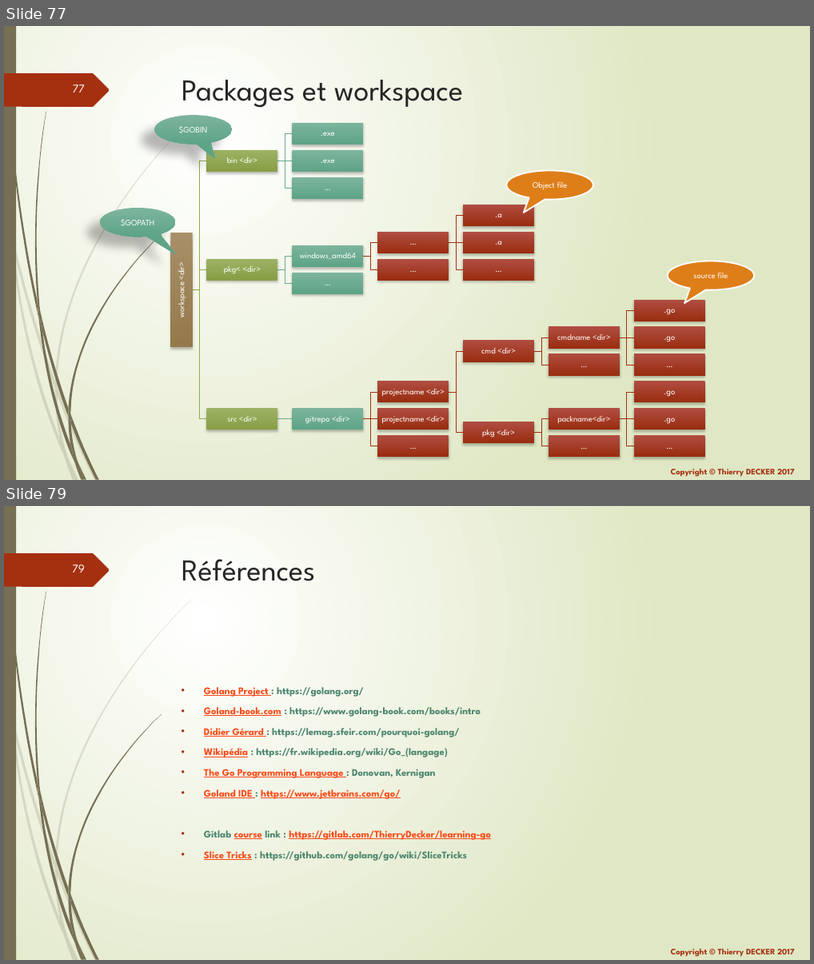
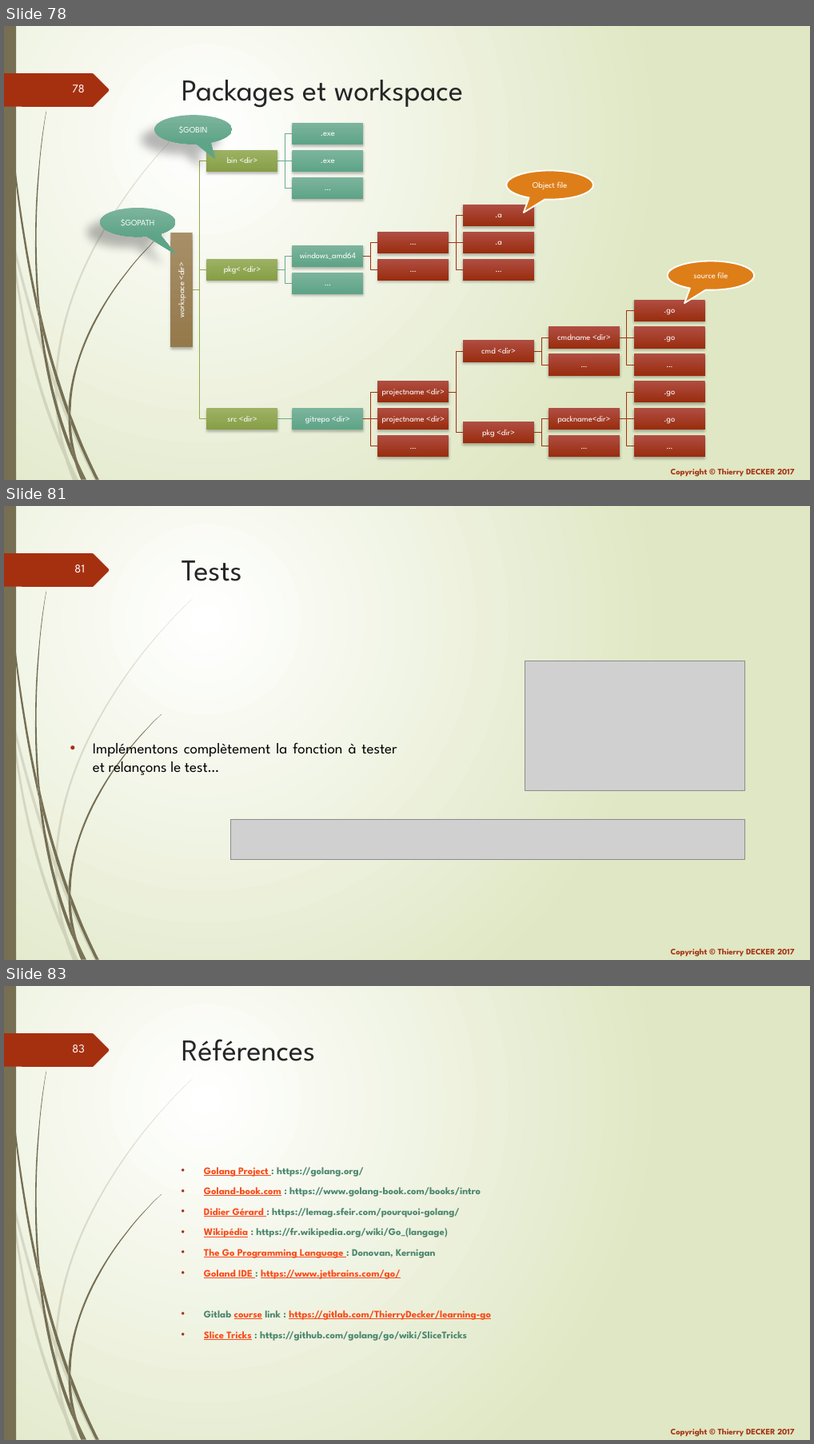
Before and after one commit to thierrydecker/learning-go, a slide deck: documentations/learning-go.pptx. Shown one above the other, each under a label of ours: slides 77 and 79 before the commit, slides 78, 81 and 83 after it; the slides between them are not shown. The pictures are 814x964 and 814x1444 pixels, drawn with LibreOffice and Linux fonts; fonts in the diff are those of the drawing; grey boxes stand for pictures. Boxes give left, top, right and bottom in pixels: in the first picture for what was removed or moved away, otherwise in the second. Text is boxed around its words. In the diff, an @@ line names an element or a change of style, - is before the commit and + after.

```diff
--- a/documentations/learning-go.pptx
+++ b/documentations/learning-go.pptx
@@ slide 81 added at box(4, 506, 810, 960), background gradient #FFFFFF to #DFE8C4; not listed: 26 template elements that a slide beside it also shows @@
@@ title added at box(182, 560, 242, 581), 36 pt, text #262626 @@
+Tests
@@ picture added at box(526, 661, 746, 791) @@
@@ text added at box(93, 738, 397, 776), 18 pt, text #000000 @@
+• Implémentons complètement la fonction à tester et relançons le test…
@@ picture added at box(231, 819, 746, 860) @@
@@ what was slide 77 is now slide 78 @@
@@ page number at box(72, 84, 85, 92): text changed @@
-77
+78
@@ what was slide 79 is now slide 83 @@
@@ page number at box(72, 1044, 85, 1052): text changed @@
-79
+83
```
Also in this commit, not shown: 3 other slides added, 3 other files.
